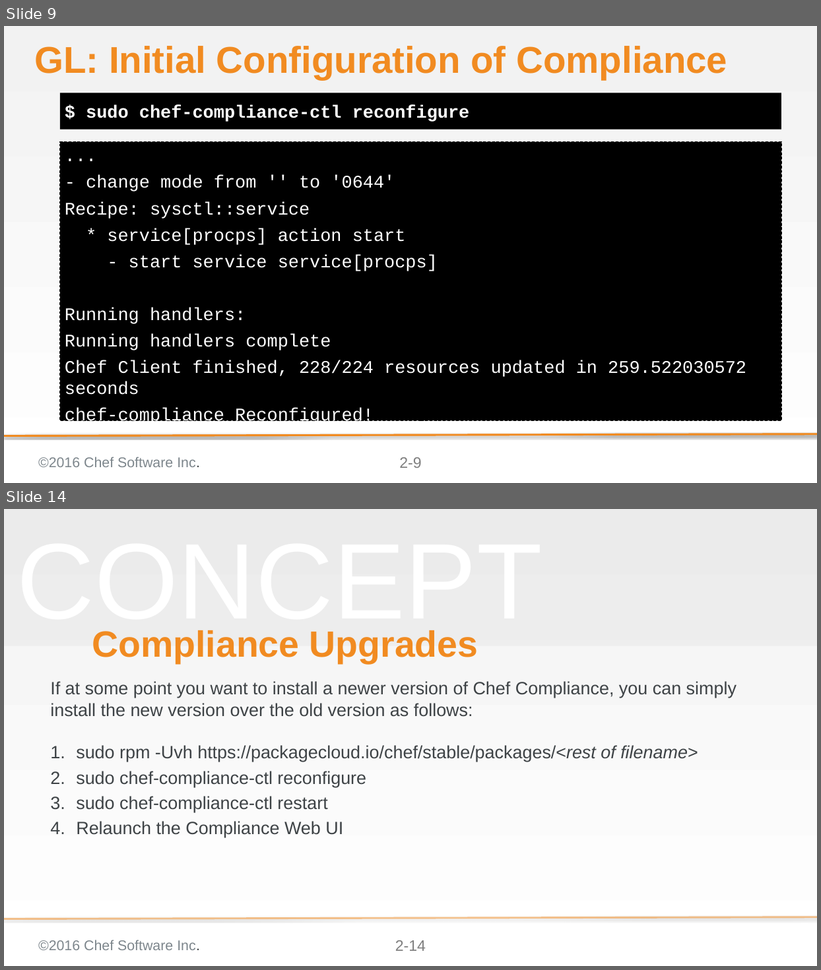
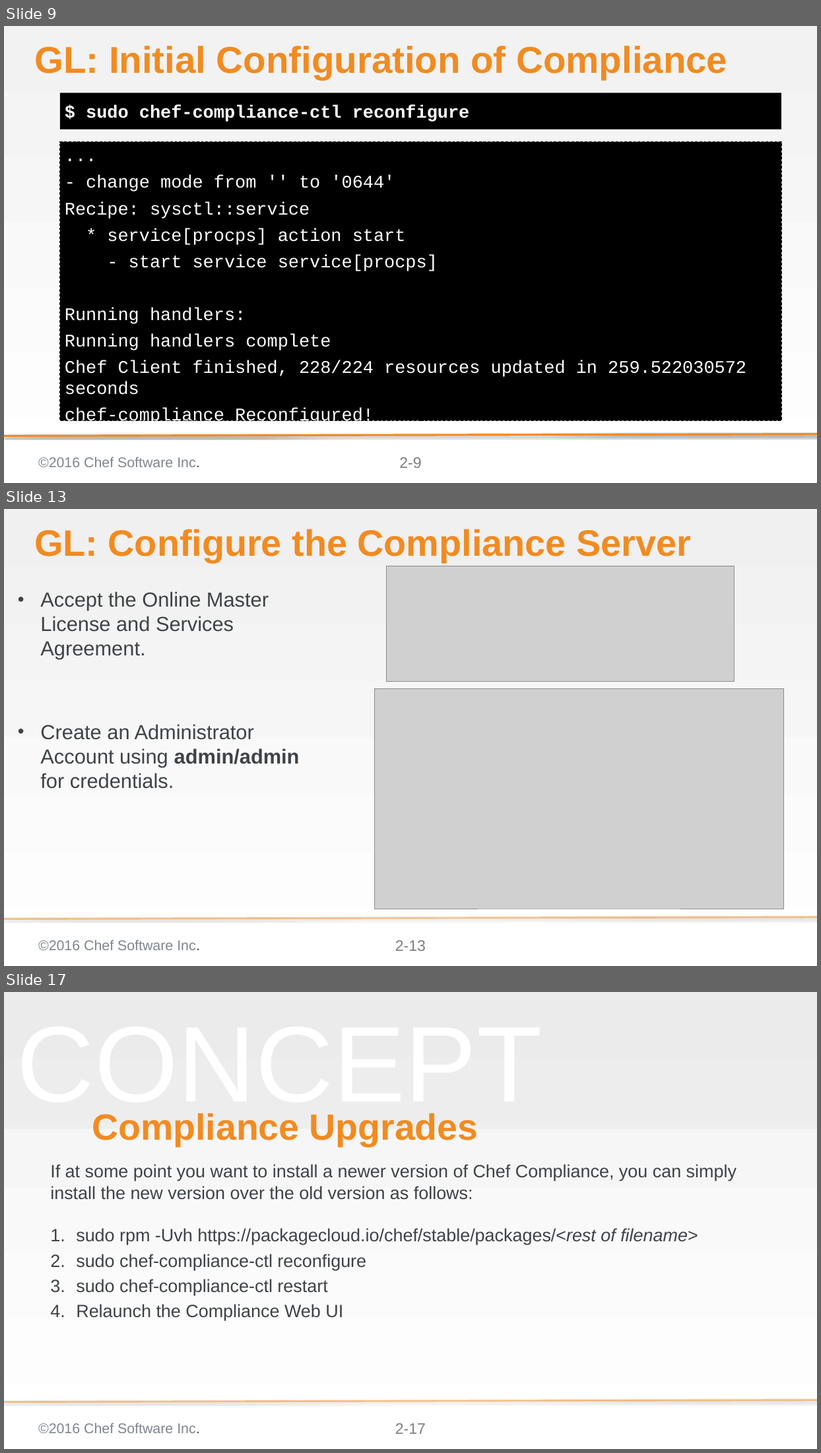
Before and after one commit to bchamby/chef-compliance-installation-configuration-operation, a slide deck: 02-Install.pptx. Shown one above the other, each under a label of ours: slides 9 and 14 before the commit, slides 9, 13 and 17 after it; the slides between them are not shown. The pictures are 821x970 and 821x1453 pixels, drawn with LibreOffice and Linux fonts; fonts in the diff are those of the drawing; grey boxes stand for pictures; background and template pictures are left out. Boxes give left, top, right and bottom in pixels: in the first picture for what was removed or moved away, otherwise in the second. Text is boxed around its words. In the diff, an @@ line names an element or a change of style, - is before the commit and + after.

Commit message:
redid the Configure the Compliance Server slides from s2-10 to the end.

```diff
--- a/02-Install.pptx
+++ b/02-Install.pptx
@@ slide 13 added at (x1=4, y1=509, x2=817, y2=966), background gradient #F0F0F0 to #FFFFFF; not listed: 3 template elements that a slide beside it also shows @@
@@ title added at (x1=34, y1=529, x2=691, y2=562), 58 pt, text #F18B21, bold @@
+GL: Configure the Compliance Server
@@ picture added at (x1=386, y1=566, x2=734, y2=682) @@
@@ text added at (x1=40, y1=591, x2=300, y2=789), 32 pt, text #3E4346 @@
+• Accept the Online Master License and Services Agreement.
+• Create an Administrator Account using admin/admin for credentials.
@@ picture added at (x1=375, y1=689, x2=784, y2=909) @@
@@ what was slide 14 is now slide 17 @@
@@ page number at (x1=395, y1=1424, x2=426, y2=1434): text changed @@
-2-14
+2-17
```
Also in this commit, not shown: 2 slides changed, 4 other slides added, 2 slides removed.
